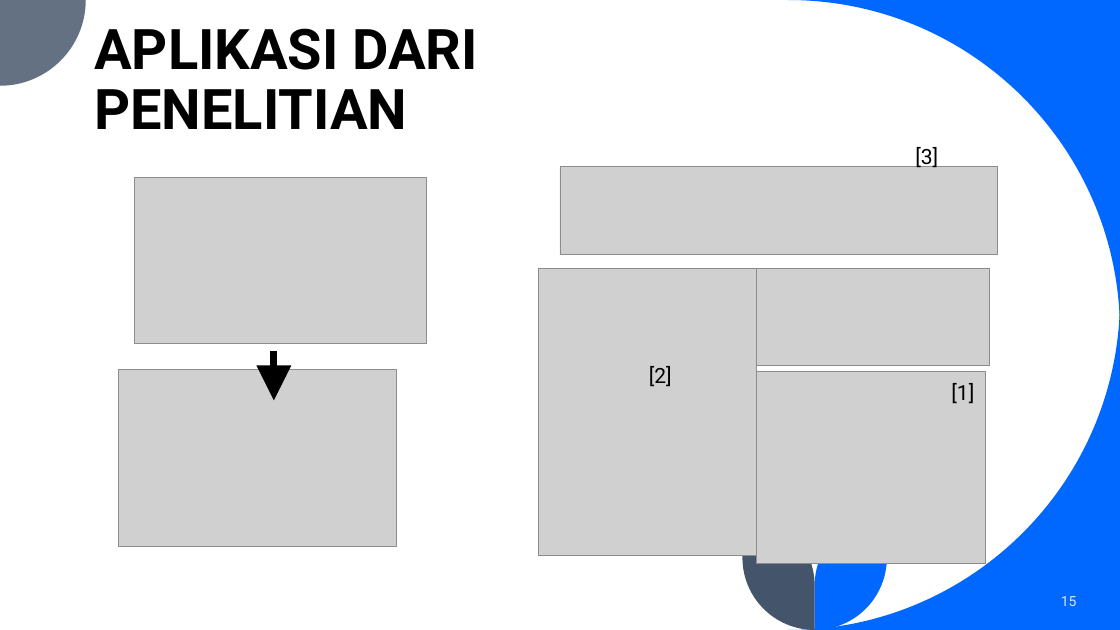
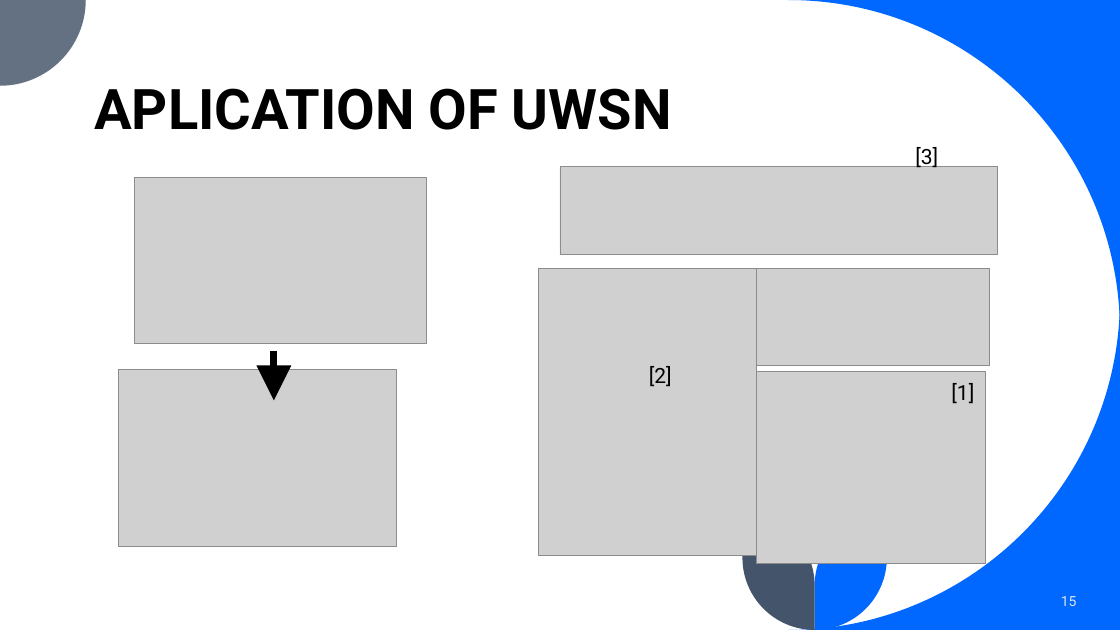
Before and after one commit to BiggusMaximus/Multi-Hop-Q-Learning-LEACH, a slide deck: slide 15 of bimbingan/Bimbingan 2.pptx. Drawn at 1120x630 pixels with LibreOffice and Linux fonts; fonts in the diff are those of the drawing; grey boxes stand for pictures. Boxes give left, top, right and bottom in pixels: in the first picture for what was removed or moved away, otherwise in the second. Text is boxed around its words. In the diff, an @@ line names an element or a change of style, - is before the commit and + after.

```diff
--- a/bimbingan/Bimbingan 2.pptx
+++ b/bimbingan/Bimbingan 2.pptx
@@ text at bbox=[94, 88, 672, 130]: text changed @@
-APLIKASI DARI PENELITIAN
+APLICATION OF UWSN
```
Also in this commit, not shown: 3 other slides changed, 1 slide added, 1 other file.
